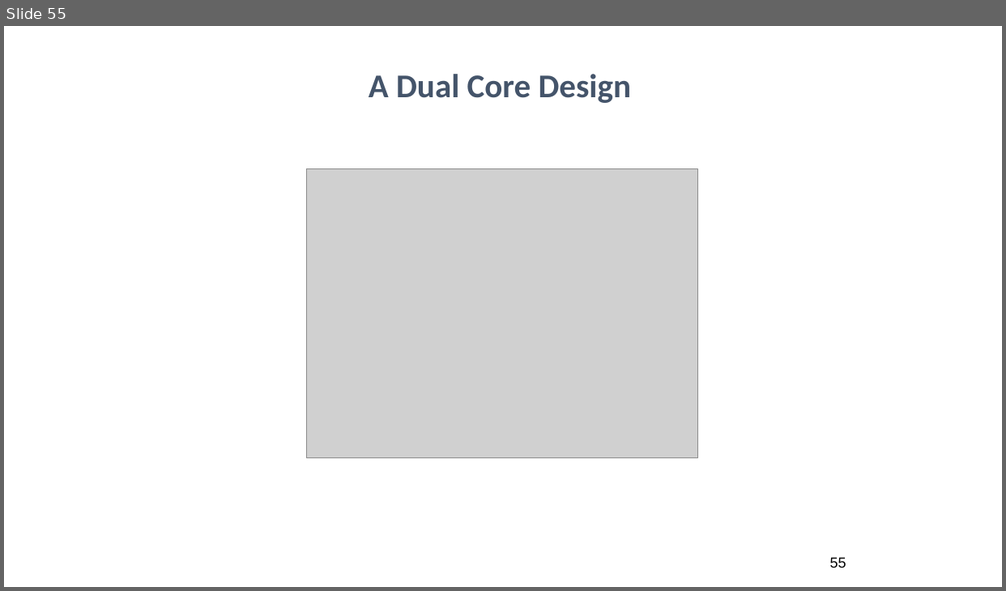
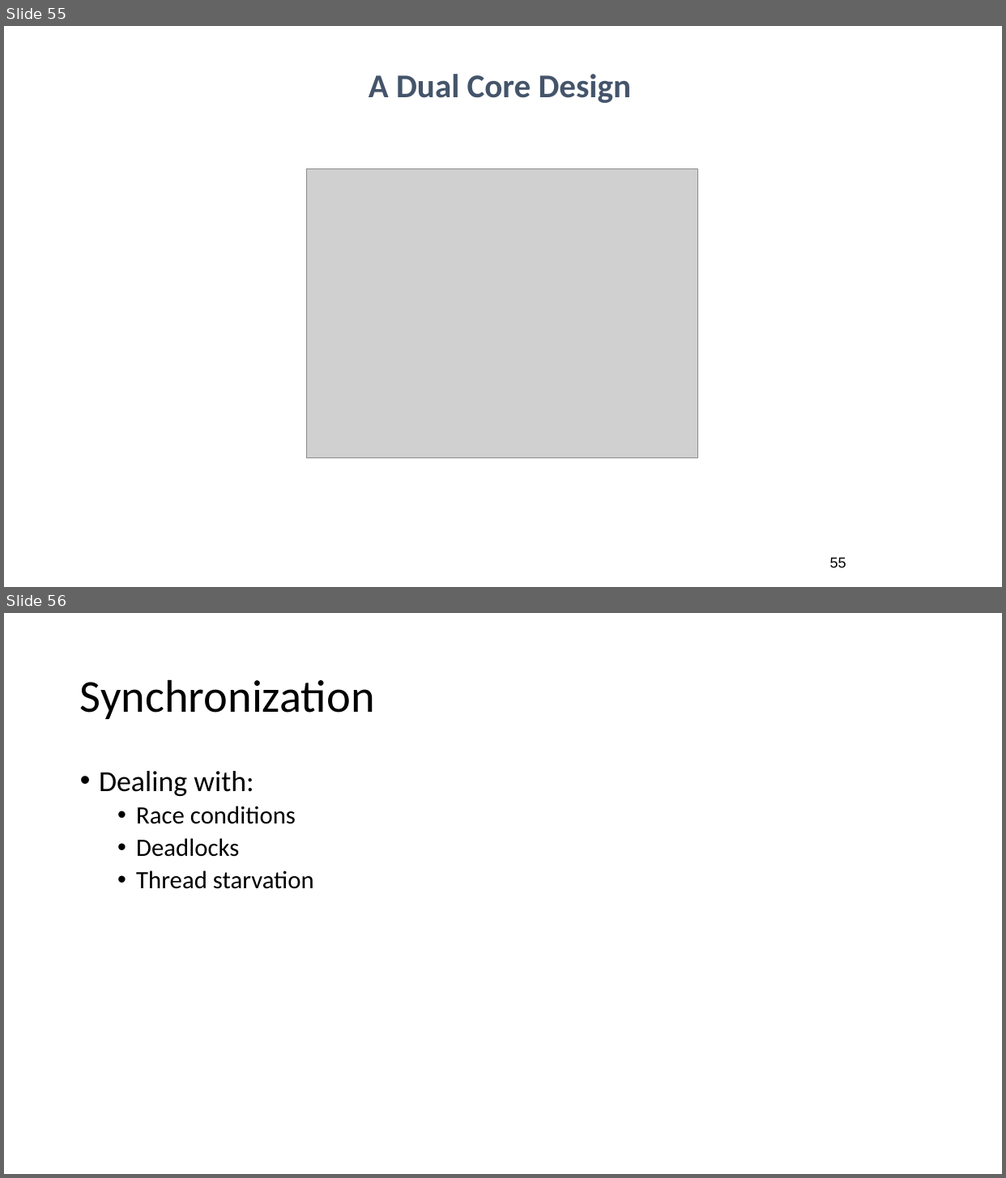
Before and after one commit to ahadsuleymanli/BHOS_IT_19_1, a slide deck: WEEK13/Week 13.pptx. Shown one above the other, each under a label of ours: slide 55 before the commit, slides 55 and 56 after it. The pictures are 1006x591 and 1006x1178 pixels, drawn with LibreOffice and Linux fonts; fonts in the diff are those of the drawing; grey boxes stand for pictures. Boxes give left, top, right and bottom in pixels: in the first picture for what was removed or moved away, otherwise in the second. Text is boxed around its words. In the diff, an @@ line names an element or a change of style, - is before the commit and + after.

```diff
--- a/WEEK13/Week 13.pptx
+++ b/WEEK13/Week 13.pptx
@@ slide 56 added at (4,613,1002,1174), background #FFFFFF @@
@@ title added at (80,679,375,719), 44 pt, text #000000 @@
+Synchronization
@@ text added at (99,771,314,889), 24 pt, text #000000 @@
+• Dealing with:
+  • Race conditions
+  • Deadlocks
+  • Thread starvation
```
Also in this commit, not shown: 82 other slides added.
